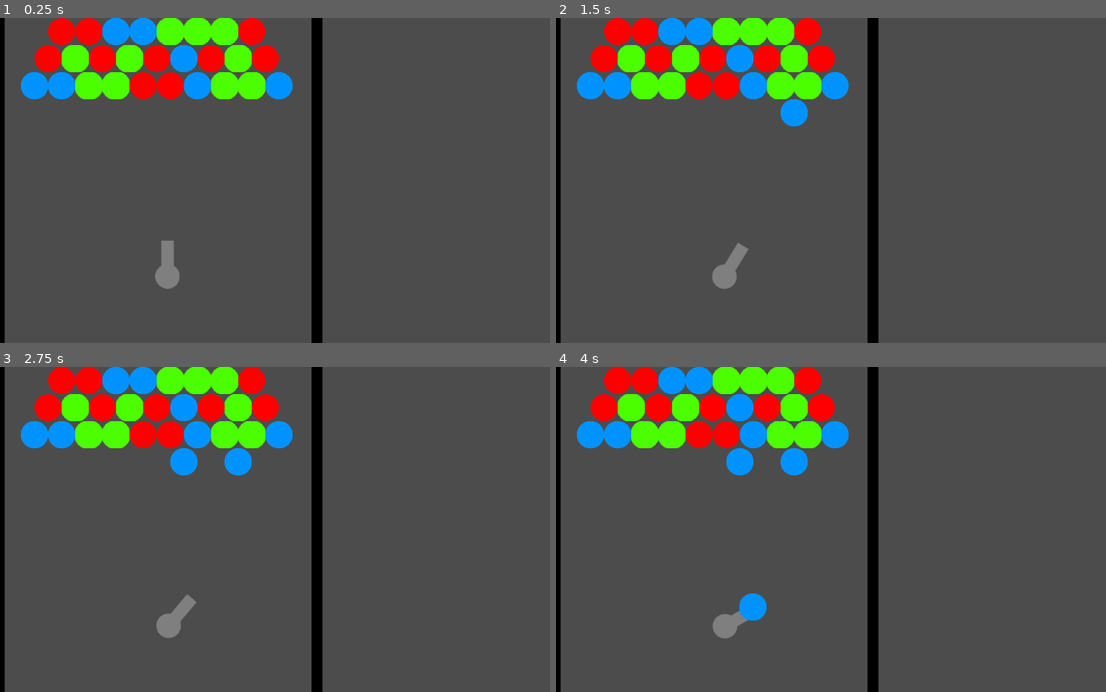
Above: before the commit, frames 1-4 (two rows, left to right).
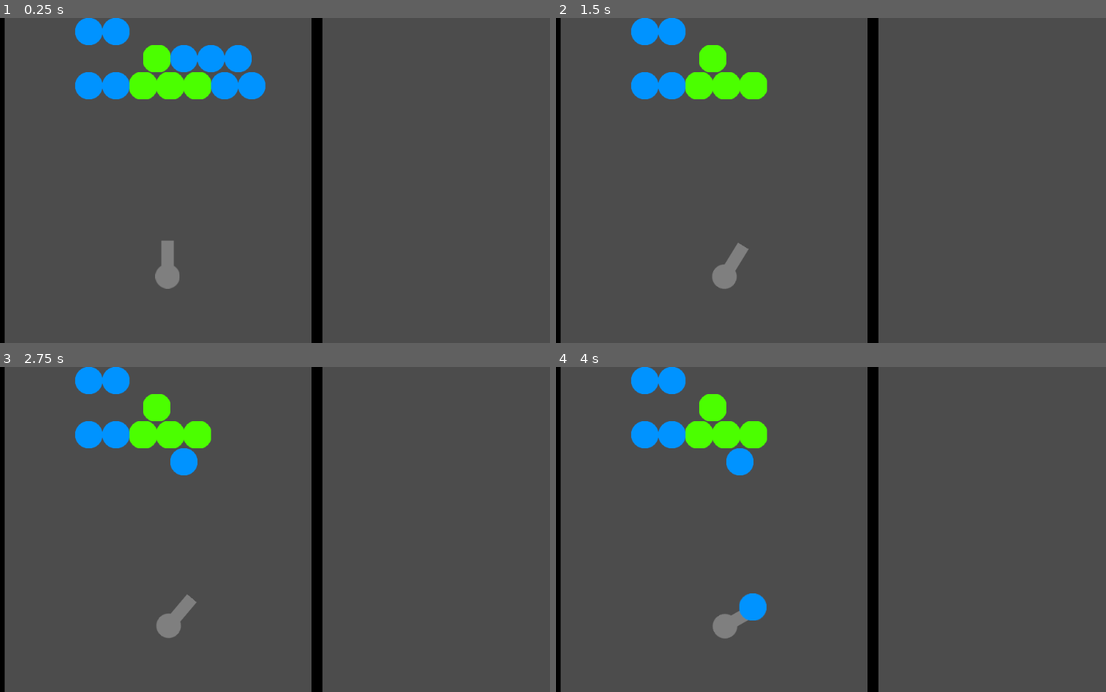
Above: after the commit, the same moments.

Repository: Demoli/Bobble
Game: Godot game, scene res://scenes/Level.tscn
Two runs of this game, one before a commit and one after it. Both use one fixed random seed, a clock stepped at 60 frames per second and the inputs below.
Inputs (mouse positions are in pixels of both pictures, inside the frame that each line leads up to):
- Up to frame 1 (0.25 s): no input
- Up to frame 2 (1.5 s): tap Enter at 0.5 s; move the mouse to (952, 164) at 0.52 s; hold D (rotate_right) 0.53-1.28 s; hold Space (fire) 0.53-1.28 s; click (952, 164) at 0.67 s; move the mouse to (715, 196) at 1.27 s; hold A (rotate_left) from 1.28 s (still down); tap Space (fire) at 1.35 s
- Up to frame 3 (2.75 s): move the mouse to (330, 458) at 2.02 s; release A (rotate_left) at 2.03 s; hold D (rotate_right) from 2.03 s (still down); hold Space (fire) from 2.03 s (still down)
- Up to frame 4 (4 s): move the mouse to (798, 594) at 2.77 s; release Space (fire) at 2.78 s; tap Space (fire) at 2.85 s; click (798, 594) at 2.92 s; move the mouse to (996, 578) at 3.52 s; release D (rotate_right) at 3.53 s; hold A (rotate_left) from 3.53 s (still down); hold Space (fire) from 3.53 s (still down)

The runs differ from the first frame. In frame 1, 8.8% of the frame differs, in the area x 3-54%, y 0-25%; in frame 2, 9.5%, in the area x 3-54%, y 0-34%; in frame 3, 9.5%; in frame 4, 9.5%.

Commit message:
Abuse AStar to find contiguous bubbles

Diff:
--- a/project.godot
+++ b/project.godot
@@ -14,6 +14,11 @@
 "language": "GDScript",
 "path": "res://scenes/Bubble.gd"
 }, {
+"base": "TileMap",
+"class": "BubbleTilemap",
+"language": "GDScript",
+"path": "res://scenes/BubbleTilemap.gd"
+}, {
 "base": "KinematicBody2D",
 "class": "Wall",
 "language": "GDScript",
@@ -21,6 +26,7 @@
 } ]
 _global_script_class_icons={
 "Bubble": "",
+"BubbleTilemap": "",
 "Wall": ""
 }
 
--- a/scenes/Bubble.gd
+++ b/scenes/Bubble.gd
@@ -58,10 +58,11 @@
 			return
 
 		var target = collision.collider
-		print(target)
-
-		var grid : TileMap = get_node("/root/Level/Tiles")
+		var grid : BubbleTilemap = get_node("/root/Level/BubbleTilemap")
 		var tile_pos = grid.world_to_map(position)
 
 		grid.set_cellv(tile_pos,bubble_tileset.find_tile_by_name("blue"))
+
+		grid.calculate_deaths(tile_pos)
+
 		queue_free()
--- a/scenes/BubbleGrid.gd
+++ /dev/null
@@ -1,52 +0,0 @@
-extends Node2D
-
-onready var bubble : PackedScene = load("res://scenes/Bubble.tscn")
-
-var bubble_size = 50
-
-var grid = [
-	['blue', 'blue', 'blue', 'blue', 'blue', 'blue', 'blue'],
-	[null, null, null, null, null, null, null],
-	[null, null, null, null, null, null, null],
-	[null, null, null, null, null, null, null],
-	[null, null, null, null, null, null, null],
-]
-
-func _ready():
-	draw_grid()
-
-func add_bubble(row, col, color):
-	grid[row][col] = color
-	draw_grid()
-
-func draw_grid():
-	for row_index in range(grid.size()):
-		var row = grid[row_index]
-		var row_odd = row_index % 2
-		for col_index in range(row.size()):
-			var col = grid[row_index][col_index]
-
-			if col == null or col is Bubble:
-				continue
-
-			var new_bubble = bubble.instance()
-
-			new_bubble.color = col
-			var row_y = bubble_size * (row_index + 1)
-			var col_x = bubble_size * (col_index + 1)
-
-			new_bubble.position = Vector2(col_x, row_y)
-
-			if row_odd:
-				 new_bubble.position.x += 25
-
-			new_bubble.position = new_bubble.position.snapped(Vector2(25,50))
-
-			new_bubble.grid_row = row_index
-			new_bubble.grid_col = col_index
-			grid[row_index][col_index] = new_bubble
-
-			add_child(new_bubble)
-
-func _process(delta):
-	pass
--- a/scenes/BubbleGrid.tscn
+++ b/scenes/BubbleGrid.tscn
@@ -1,6 +1,12 @@
-[gd_scene load_steps=2 format=2]
+[gd_scene load_steps=3 format=2]
 
-[ext_resource path="res://scenes/BubbleGrid.gd" type="Script" id=1]
+[ext_resource path="res://scenes/tilemap/BubblesTilemap.tres" type="TileSet" id=1]
+[ext_resource path="res://scenes/BubbleTilemap.gd" type="Script" id=2]
 
-[node name="BubbleGrid" type="Node2D"]
-script = ExtResource( 1 )
+[node name="BubbleTilemap" type="TileMap"]
+tile_set = ExtResource( 1 )
+cell_size = Vector2( 50, 50 )
+cell_half_offset = 0
+format = 1
+tile_data = PoolIntArray( 3, 0, 0, 4, 0, 0, 65541, 1, 0, 65542, 0, 0, 65543, 0, 0, 65544, 0, 0, 131075, 0, 0, 131076, 0, 0, 131077, 1, 0, 131078, 1, 0, 131079, 1, 0, 131080, 0, 0, 131081, 0, 0 )
+script = ExtResource( 2 )
--- /dev/null
+++ b/scenes/BubbleTilemap.gd
@@ -0,0 +1,56 @@
+extends TileMap
+
+class_name BubbleTilemap
+
+var matching_bubbles = []
+
+func calculate_deaths(origin : Vector2):
+	"""
+		Calculate which bubbles are now destroyed starting from origin grid position
+	"""
+	var nav = AStar.new()
+	var tile_id = get_cellv(origin)
+
+	var used_cells = get_used_cells()
+
+	for index in range(used_cells.size()):
+		var tile = used_cells[index]
+		var point = Vector3(tile.x,tile.y, 0)
+
+		nav.add_point(index, point, 1)
+
+	for cell in get_used_cells_by_id(tile_id):
+		var targets = [
+#			Vector2(cell.x,cell.y) # 0,0
+			Vector2(cell.x, cell.y -1), # 0,-1,
+			Vector2(cell.x -1, cell.y), # -1,0
+			Vector2(cell.x, cell.y + 1), # 0,1
+			Vector2(cell.x + 1 , cell.y), # 1,0
+#			Vector2(cell.x + 1 , cell.y + 1), # 1,1
+#			Vector2(cell.x + 1 , cell.y -1), # 1,-1
+		]
+
+		for target in targets:
+			if get_cellv(target) == tile_id:
+				var cell_id = get_id_by_position(nav, Vector3(cell.x, cell.y, 0))
+				var target_id = get_id_by_position(nav, Vector3(target.x, target.y, 0))
+
+				nav.connect_points(cell_id, target_id)
+
+	for cell in get_used_cells_by_id(tile_id):
+		var origin_id = get_id_by_position(nav, Vector3(origin.x, origin.y, 0))
+		var id = get_id_by_position(nav, Vector3(cell.x, cell.y, 0))
+		var path = nav.get_point_path(origin_id, id)
+
+		if path.size() < 3:
+			continue
+
+		for point in path:
+			set_cell(point.x, point.y, -1)
+
+
+func get_id_by_position(nav : AStar, position : Vector3):
+
+	for id in nav.get_points():
+		if nav.get_point_position(id) == position:
+			return id
--- a/scenes/Level.tscn
+++ b/scenes/Level.tscn
@@ -2,7 +2,7 @@
 
 [ext_resource path="res://scenes/Cannon.tscn" type="PackedScene" id=1]
 [ext_resource path="res://scenes/Wall.tscn" type="PackedScene" id=2]
-[ext_resource path="res://scenes/TilemapTest.tscn" type="PackedScene" id=3]
+[ext_resource path="res://scenes/BubbleGrid.tscn" type="PackedScene" id=3]
 
 [node name="Level" type="Node2D"]
 
@@ -18,6 +18,4 @@
 position = Vector2( 595, -35 )
 rotation = 1.57079
 
-[node name="Tiles" parent="." instance=ExtResource( 3 )]
-collision_bounce = 0.18
-tile_data = PoolIntArray( 2, 2, 0, 3, 2, 0, 4, 0, 0, 5, 0, 0, 6, 1, 0, 7, 1, 0, 8, 1, 0, 9, 2, 0, 65537, 2, 0, 65538, 1, 0, 65539, 2, 0, 65540, 1, 0, 65541, 2, 0, 65542, 0, 0, 65543, 2, 0, 65544, 1, 0, 65545, 2, 0, 131073, 0, 0, 131074, 0, 0, 131075, 1, 0, 131076, 1, 0, 131077, 2, 0, 131078, 2, 0, 131079, 0, 0, 131080, 1, 0, 131081, 1, 0, 131082, 0, 0 )
+[node name="BubbleTilemap" parent="." instance=ExtResource( 3 )]
--- a/scenes/TilemapTest.tscn
+++ /dev/null
@@ -1,10 +0,0 @@
-[gd_scene load_steps=2 format=2]
-
-[ext_resource path="res://scenes/tilemap/BubblesTilemap.tres" type="TileSet" id=1]
-
-[node name="TileMap" type="TileMap"]
-tile_set = ExtResource( 1 )
-cell_size = Vector2( 50, 50 )
-cell_half_offset = 0
-format = 1
-tile_data = PoolIntArray( 2, 0, 0, 3, 0, 0, 4, 0, 0, 5, 0, 0, 6, 0, 0, 7, 0, 0, 8, 0, 0, 9, 0, 0, 65537, 0, 0, 65538, 0, 0, 65539, 0, 0, 65540, 0, 0, 65541, 0, 0, 65542, 0, 0, 65543, 0, 0, 65544, 0, 0, 65545, 0, 0, 131073, 0, 0, 131074, 0, 0, 131075, 0, 0, 131076, 0, 0, 131077, 0, 0, 131078, 0, 0, 131079, 0, 0, 131080, 0, 0, 131081, 0, 0, 131082, 0, 0 )
--- a/scenes/tilemap/BubblesTilemap.tres
+++ b/scenes/tilemap/BubblesTilemap.tres
@@ -1,16 +1,20 @@
-[gd_resource type="TileSet" load_steps=7 format=2]
+[gd_resource type="TileSet" load_steps=8 format=2]
 
 [ext_resource path="res://assets/bubbles/blue.png" type="Texture" id=1]
 [ext_resource path="res://assets/bubbles/green.png" type="Texture" id=2]
 [ext_resource path="res://assets/bubbles/red.png" type="Texture" id=3]
 
-[sub_resource type="ConvexPolygonShape2D" id=1]
-points = PoolVector2Array( 0, 0, 50, 0, 50, 50, 0, 50 )
+[sub_resource type="NavigationPolygon" id=1]
+vertices = PoolVector2Array( 0, 0, 50, 0, 50, 50, 0, 50 )
+polygons = [ PoolIntArray( 0, 1, 2, 3 ) ]
 
 [sub_resource type="ConvexPolygonShape2D" id=2]
 points = PoolVector2Array( 0, 0, 50, 0, 50, 50, 0, 50 )
 
 [sub_resource type="ConvexPolygonShape2D" id=3]
+points = PoolVector2Array( 0, 0, 50, 0, 50, 50, 0, 50 )
+
+[sub_resource type="ConvexPolygonShape2D" id=4]
 points = PoolVector2Array( 0, 0, 50, 0, 50, 50, 0, 50 )
 
 [resource]
@@ -22,11 +26,12 @@
 0/tile_mode = 0
 0/occluder_offset = Vector2( 0, 0 )
 0/navigation_offset = Vector2( 0, 0 )
+0/navigation = SubResource( 1 )
 0/shapes = [ {
 "autotile_coord": Vector2( 0, 0 ),
 "one_way": false,
 "one_way_margin": 1.0,
-"shape": SubResource( 1 ),
+"shape": SubResource( 2 ),
 "shape_transform": Transform2D( 1, 0, 0, 1, 0, 0 )
 } ]
 0/z_index = 0
Not shown: 2 places in scenes/tilemap/BubblesTilemap.tres that only renumber resources
